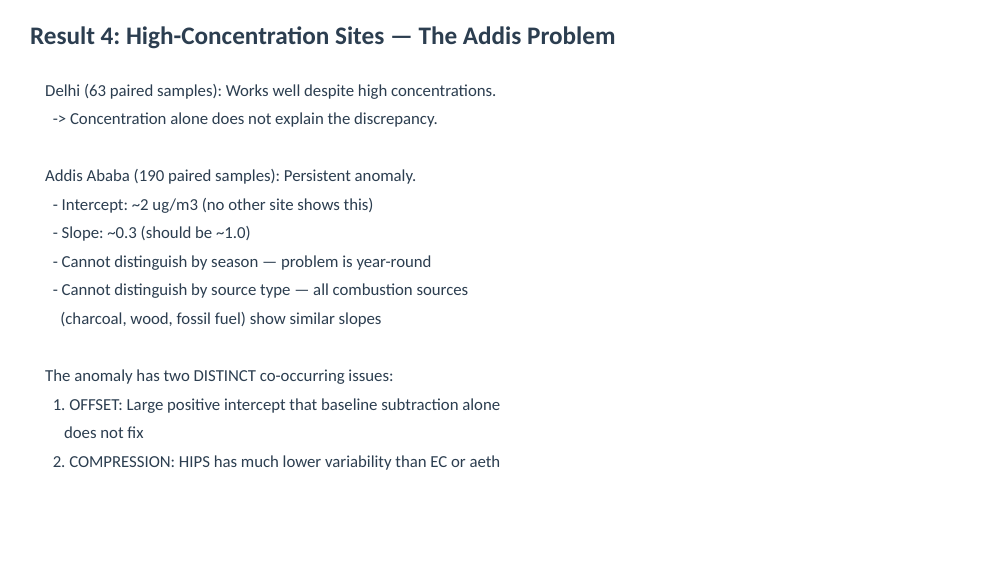
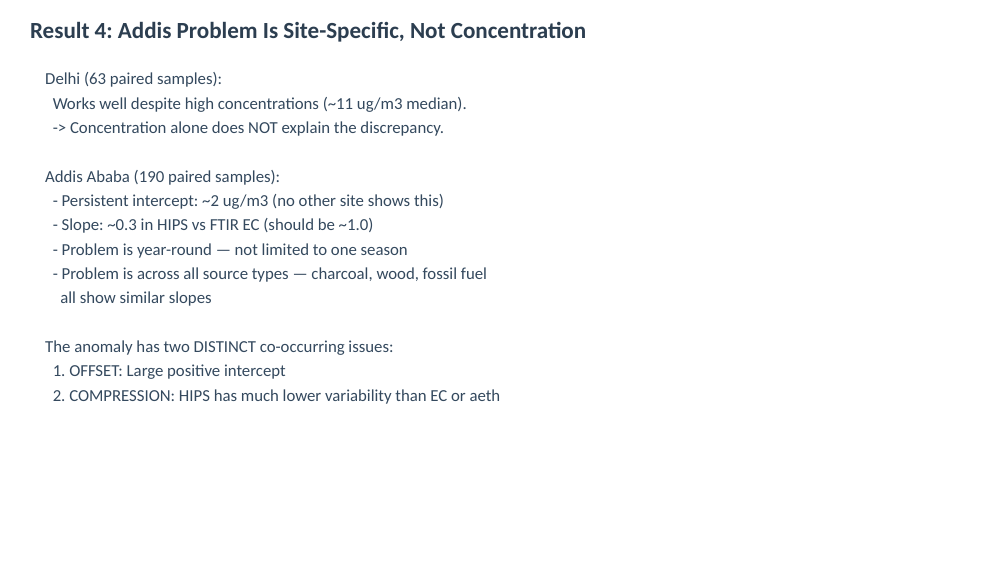
Before and after one commit to ahzs645/aethmodular, a slide deck: slide 8 of research/ftir_hips_chem/output/state_of_knowledge_presentation.pptx (slide 7 before the commit). Drawn at 1008x567 pixels with LibreOffice and Linux fonts; fonts in the diff are those of the drawing. Boxes give left, top, right and bottom in pixels: in the first picture for what was removed or moved away, otherwise in the second. Text is boxed around its words. In the diff, an @@ line names an element or a change of style, - is before the commit and + after.

```diff
--- a/research/ftir_hips_chem/output/state_of_knowledge_presentation.pptx
+++ b/research/ftir_hips_chem/output/state_of_knowledge_presentation.pptx
@@ text at (30, 21, 586, 42): text changed; size 24 to 22 pt @@
-Result 4: High-Concentration Sites — The Addis Problem
+Result 4: Addis Problem Is Site-Specific, Not Concentration
@@ text "Delhi (63 paired samples):": place and size @@
-text "Delhi (63 paired samples):" at (45, 84, 501, 470)
+text "Delhi (63 paired samples):" at (45, 72, 501, 404)
@@ text at (45, 72, 487, 306): text changed; text colour #2C3E50 to #34495E @@
-Delhi (63 paired samples): Works well despite high concentrations.
--> Concentration alone does not explain the discrepancy.
-Addis Ababa (190 paired samples): Persistent anomaly.
-- Intercept: ~2 ug/m3 (no other site shows this)
-- Slope: ~0.3 (should be ~1.0)
-- Cannot distinguish by season — problem is year-round
-- Cannot distinguish by source type — all combustion sources
-(charcoal, wood, fossil fuel) show similar slopes
+Delhi (63 paired samples):
+Works well despite high concentrations (~11 ug/m3 median).
+-> Concentration alone does NOT explain the discrepancy.
+Addis Ababa (190 paired samples):
+- Persistent intercept: ~2 ug/m3 (no other site shows this)
+- Slope: ~0.3 in HIPS vs FTIR EC (should be ~1.0)
+- Problem is year-round — not limited to one season
+- Problem is across all source types — charcoal, wood, fossil fuel
+all show similar slopes
@@ text at (45, 340, 501, 404): text colour #2C3E50 to #34495E in "The anomaly has two DISTINCT co-occurring issues:", "2. COMPRESSION: HIPS has much lower variability ..."; less space between paragraphs @@
@@ text at (53, 364, 286, 379): text changed; text colour #2C3E50 to #34495E @@
-1. OFFSET: Large positive intercept that baseline subtraction alone
-does not fix
+1. OFFSET: Large positive intercept
```
Also in this commit, not shown: 9 other slides changed, 2 slides added, 1 slide removed, 1 other file.
